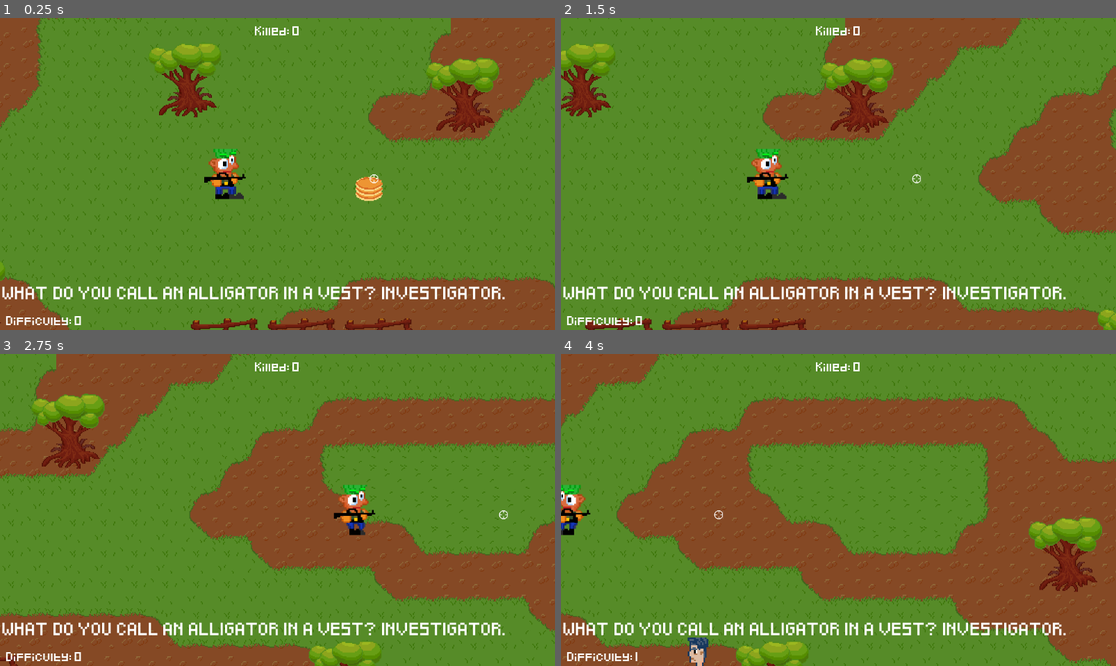
Above: before the commit, frames 1-4 (two rows, left to right).
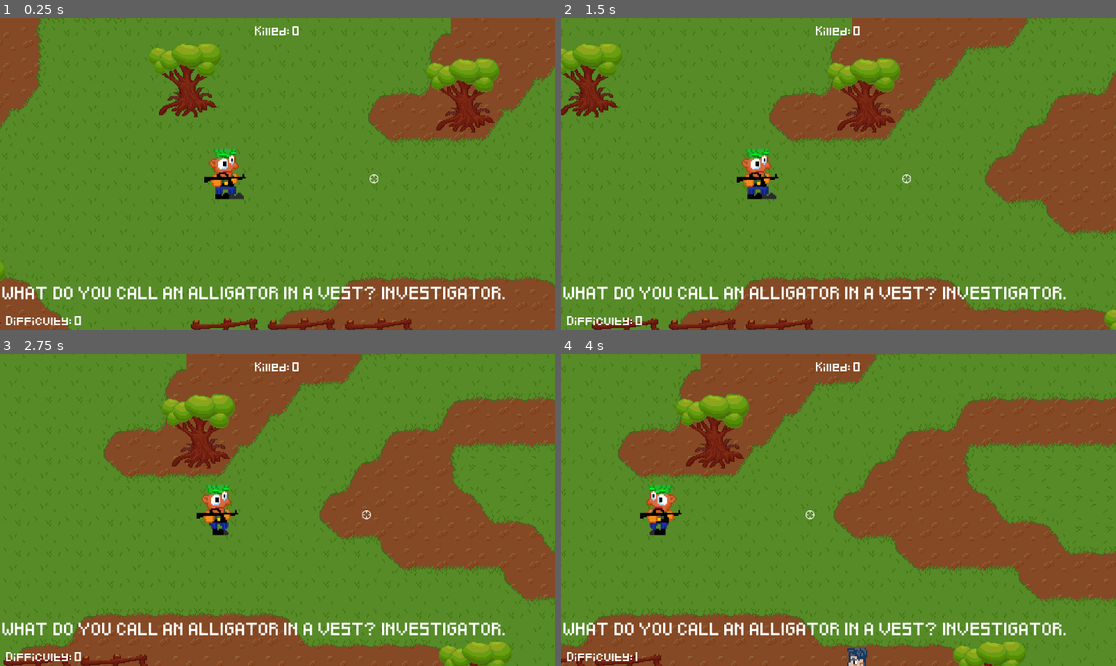
Above: after the commit, the same moments.

Repository: Fjonan/PeterPun
Game: Godot game, scene res://scenes/main.tscn
Two runs of this game, one before a commit and one after it. Both use one fixed random seed, a clock stepped at 60 frames per second and the inputs below.
Inputs (mouse positions are in pixels of both pictures, inside the frame that each line leads up to):
- Up to frame 1 (0.25 s): no input
- Up to frame 2 (1.5 s): tap Enter (ui_accept) at 0.5, 0.77 s; move the mouse to (960, 158) at 0.52 s; hold Right (ui_right) 0.53-1.25 s; hold F 0.53-1.25 s; click (960, 158) at 0.67 s; drag from (727, 189) to (810, 236) at 1.27 s
- Up to frame 3 (2.75 s): move the mouse to (333, 441) at 2.02 s; hold Right (ui_right) from 2.03 s (still down); hold F from 2.03 s (still down)
- Up to frame 4 (4 s): release Right (ui_right) at 2.75 s; release F at 2.75 s; drag from (810, 572) to (672, 463) at 2.77 s; move the mouse to (1005, 556) at 3.52 s; hold Left (ui_left) from 3.53 s (still down); hold F from 3.53 s (still down); tap Enter (ui_accept) at 3.77 s

The runs differ from the first frame. In frame 1, 0.3% of the frame differs, in the area x 64-69%, y 50-59%; in frame 2, 10%; in frame 3, 47%; in frame 4, 56%, in the area x 0-100%, y 0-100%.

Commit message:
item stuff

Diff:
--- a/scenes/main.tscn
+++ b/scenes/main.tscn
@@ -52,6 +52,8 @@
 [node name="DifficultyTimer" type="Timer" parent="."]
 wait_time = 3.0
 autostart = true
+
+[node name="ItemTimer" type="Timer" parent="."]
 
 [node name="Player" parent="." instance=ExtResource("2_ac05l")]
 
@@ -172,4 +174,5 @@
 
 [connection signal="timeout" from="SpawnTimer" to="." method="_on_SpawnTimer_timeout"]
 [connection signal="timeout" from="DifficultyTimer" to="." method="_on_DifficultyTimer_timeout"]
+[connection signal="timeout" from="ItemTimer" to="." method="_on_item_timer_timeout"]
 [connection signal="pressed" from="CanvasLayer/GameOverScreen/CenterContainer/VBoxContainer/RestartButton" to="." method="_on_RestartButton_pressed"]
--- a/scripts/globalSignals.gd
+++ b/scripts/globalSignals.gd
@@ -12,3 +12,4 @@
 signal game_started()
 signal camera_shake()
 signal player_typed()
+signal player_got_pickable(type)
--- a/scripts/main.gd
+++ b/scripts/main.gd
@@ -25,10 +25,6 @@
 
 func _ready() -> void:
 	start_game()
-
-	var pickup_instance = Pickup.instantiate()
-	pickup_instance.global_position = Vector2(150, 15)
-	pickup_container.add_child(pickup_instance)
 
 	GlobalSignals.connect("game_over", Callable(self, "game_over"))
 
@@ -83,6 +79,14 @@
 	enemy_container.add_child(enemy_instance)
 	enemy_instance.set_difficulty(difficulty)
 
+func spawn_items():
+	var pickup = Pickup.instantiate()
+	var spawns = spawn_container.get_children()
+	var index = randi() % spawns.size()
+	pickup.global_position = spawns[index].global_position
+	pickup.type = 'speed'
+	pickup_container.add_child(pickup)
+
 func _on_DifficultyTimer_timeout() -> void:
 	difficulty += 1
 	GlobalSignals.emit_signal("difficulty_increased", difficulty)
@@ -122,3 +126,6 @@
 
 func _on_RestartButton_pressed() -> void:
 	start_game()
+
+func _on_item_timer_timeout():
+	pass # Replace with function body.
--- a/scripts/pickable.gd
+++ b/scripts/pickable.gd
@@ -1,19 +1,16 @@
 extends Area2D
 class_name Pickable
 
-@onready var timer = $Cooldown
-var c_player = null
+@export var type: String = ''
 
 func _ready():
 	connect("body_entered", Callable(self, "_on_Pickable_body_entered"))
+	if (type == ''):
+		print('NO TYPE FOR PICKUP SET')
+		return
+
 
 func _on_Pickable_body_entered(body):
 	if body is Player:
-		c_player = body
-		start_boost()
+		GlobalSignals.emit_signal("player_got_pickable", type)
 		queue_free()
-
-func start_boost():
-	c_player.speed = 600
-	await get_tree().create_timer(2.0).timeout
-	c_player.speed = 200
--- a/scripts/player.gd
+++ b/scripts/player.gd
@@ -10,8 +10,7 @@
 @onready var weaponmanager = $WeaponManager
 
 var player_state = "idle"
-var muzzle_radius = 40
-
+var muzzle_radius = 0
 var controlls_locked = true
 
 func _ready():
@@ -19,6 +18,7 @@
 	GlobalSignals.connect("game_over", Callable(self, "lock_controlls"))
 	GlobalSignals.connect("game_started", Callable(self, "lock_controlls"))
 	GlobalSignals.connect("camera_shake", Callable(self, "start_slowdown"))
+	GlobalSignals.connect("player_got_pickable", Callable(self, "handle_pickable"))
 
 func _physics_process(delta):
 
@@ -75,6 +75,8 @@
 func lock_controlls():
 	controlls_locked = !controlls_locked
 
+func handle_pickable(type):
+	print('Player picked up item: ', type)
 
 func start_slowdown():
 	speed = 100
